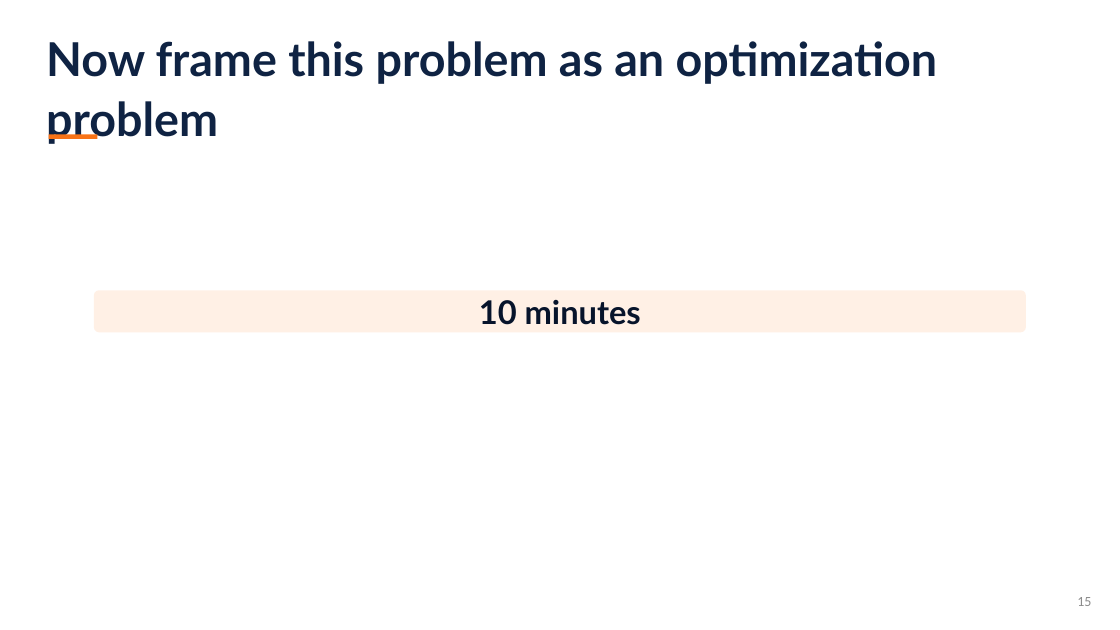
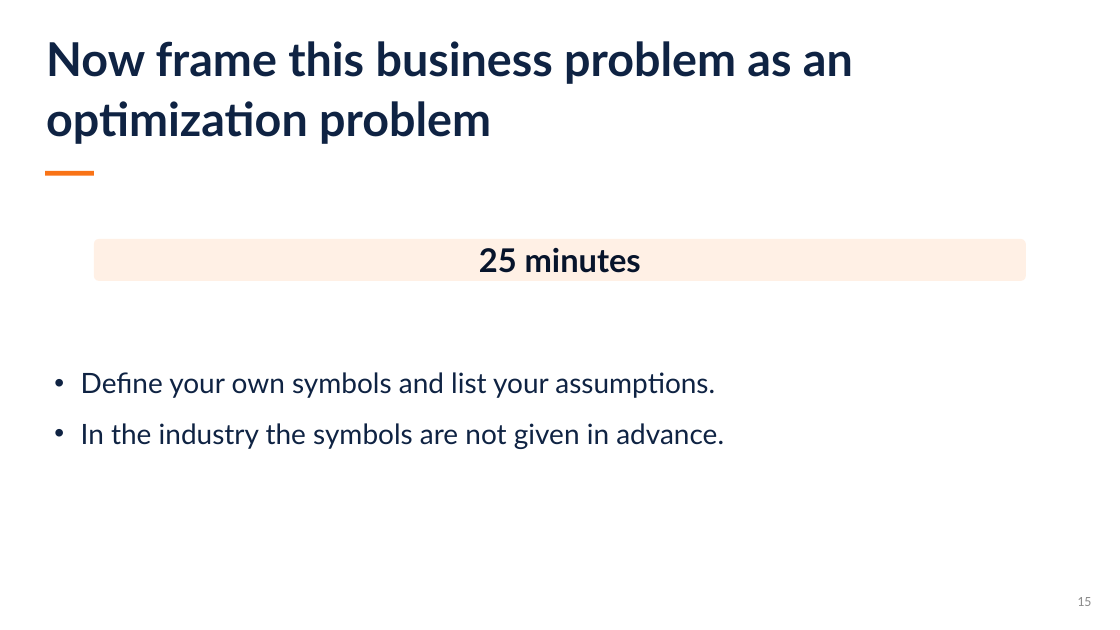
Before and after one commit to sefop/sefop-training-hub, a slide deck: slide 15 of workshops/2026-11-06-cal_poly/sefop-cal-poly.pptx. Drawn at 1120x630 pixels with LibreOffice and Linux fonts; fonts in the diff are those of the drawing. Boxes give left, top, right and bottom in pixels: in the first picture for what was removed or moved away, otherwise in the second. Text is boxed around its words. In the diff, an @@ line names an element or a change of style, - is before the commit and + after.

```diff
--- a/workshops/2026-11-06-cal_poly/sefop-cal-poly.pptx
+++ b/workshops/2026-11-06-cal_poly/sefop-cal-poly.pptx
@@ text at [46,41,853,144]: text changed @@
-Now frame this problem as an optimization problem
+Now frame this business problem as an optimization problem
@@ rectangle: place and size @@
-rectangle at [49,134,97,139]
+rectangle at [45,171,94,176]
@@ rounded rectangle "25 minutes": place and size @@
-rounded rectangle "25 minutes" at [94,291,1026,333]
+rounded rectangle "25 minutes" at [94,239,1026,281]
@@ text in rounded rectangle at [479,248,641,273]: text changed @@
-10 minutes
+25 minutes
@@ text added at [81,372,724,449], 24 pt, text #0F2343 @@
+• Define your own symbols and list your assumptions.
+• In the industry the symbols are not given in advance.
```
Also in this commit, not shown: 15 other slides changed, 8 slides added, 1 slide removed, 2 other files.
